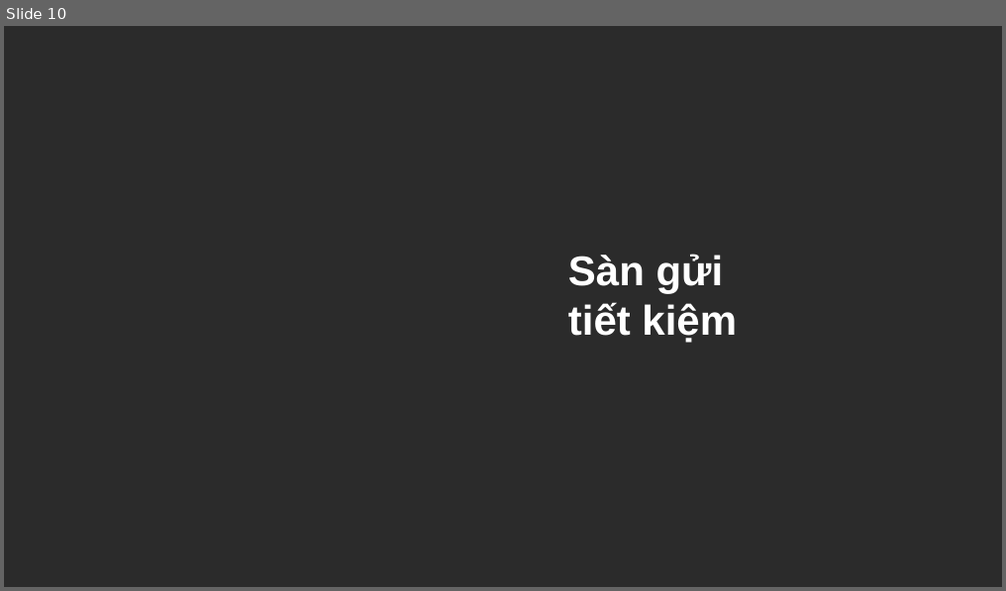
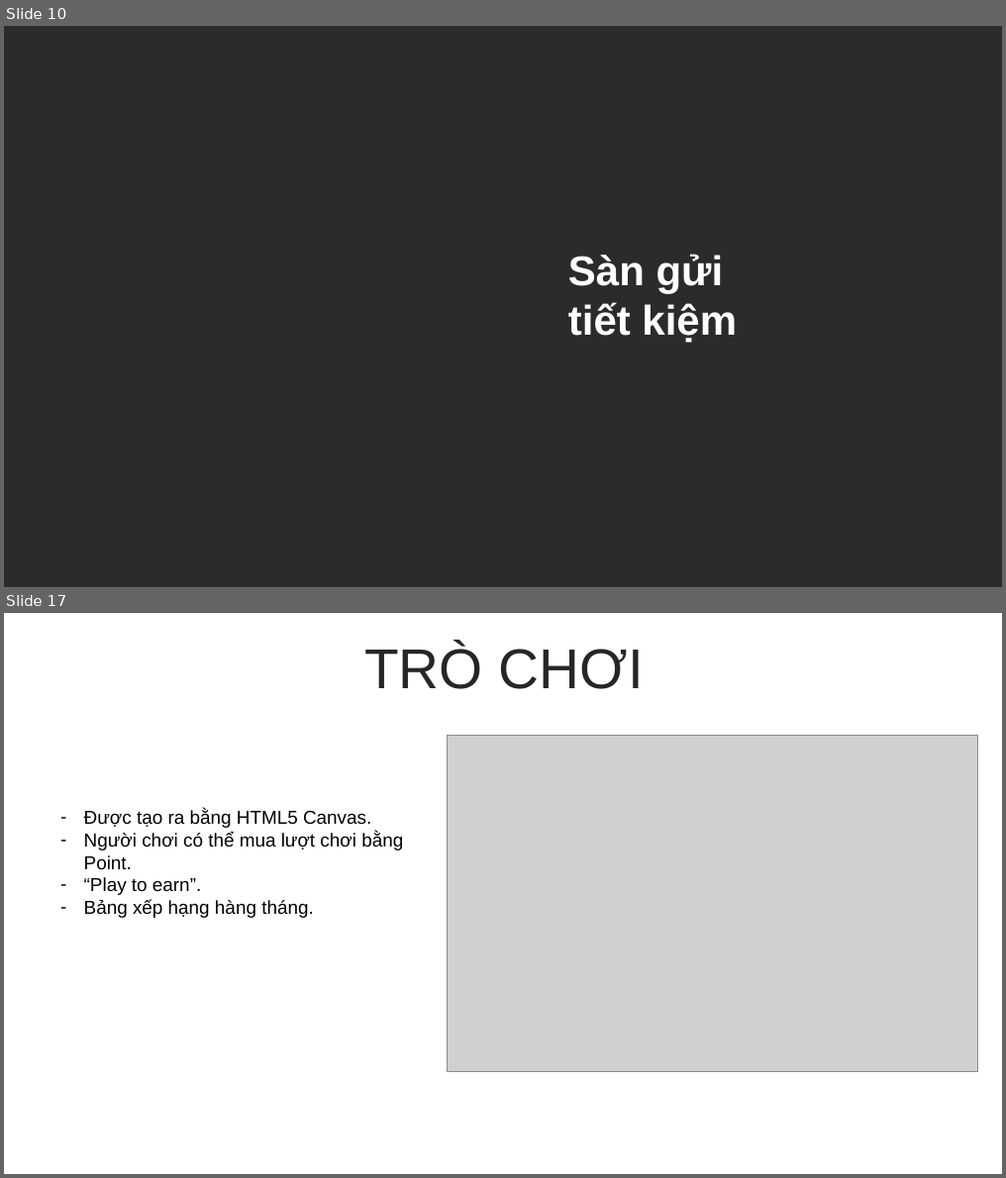
Before and after one commit to augustusflynn/Fishdom_DEFI_Project, a slide deck: FishdomDEFI.pptx. Shown one above the other, each under a label of ours: slide 10 before the commit, slides 10 and 17 after it; the slides between them are not shown. The pictures are 1006x591 and 1006x1178 pixels, drawn with LibreOffice and Linux fonts; fonts in the diff are those of the drawing; grey boxes stand for pictures; background and template pictures are left out; a plain dark background stands for a picture behind light text. Boxes give left, top, right and bottom in pixels: in the first picture for what was removed or moved away, otherwise in the second. Text is boxed around its words. In the diff, an @@ line names an element or a change of style, - is before the commit and + after.

```diff
--- a/FishdomDEFI.pptx
+++ b/FishdomDEFI.pptx
@@ slide 17 added at (4,613,1002,1174), background #FFFFFF @@
@@ text added at (364,644,644,689), 54 pt, text #262626 @@
+TRÒ CHƠI
@@ picture added at (448,736,978,1072) @@
@@ text added at (84,810,403,918), 18 pt, text #000000 @@
+– Được tạo ra bằng HTML5 Canvas.
+– Người chơi có thể mua lượt chơi bằng Point.
+– “Play to earn”.
+– Bảng xếp hạng hàng tháng.
```
Also in this commit, not shown: 3 slides changed, 9 other slides added, 2 slides removed, 1 other file.
